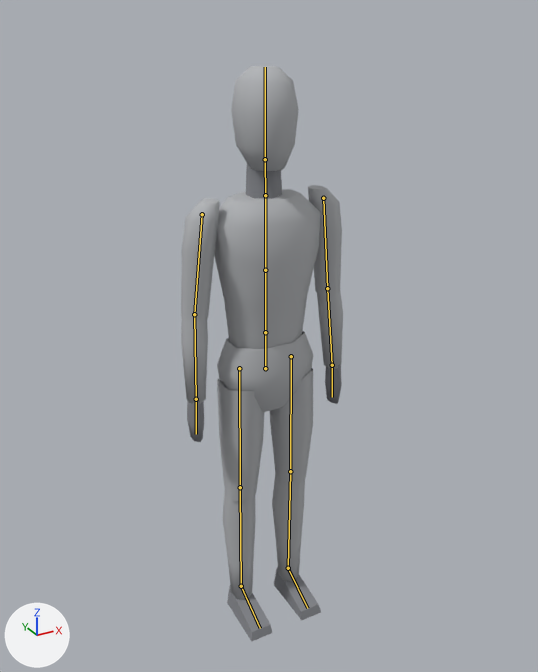
The Blender file art/player.blend: old version first, new version second.
Camera for both pictures: a 50 mm camera at (-0.99, -1.83, 1.94) aimed at (0.09, 0.14, 0.96). The axes (+X, +Y, +Z) are drawn at lower left. The lights are the same throughout. The picture after the commit comes second. The bones that bend it are drawn over the model as lines.

In view in the first picture: 'Player'.
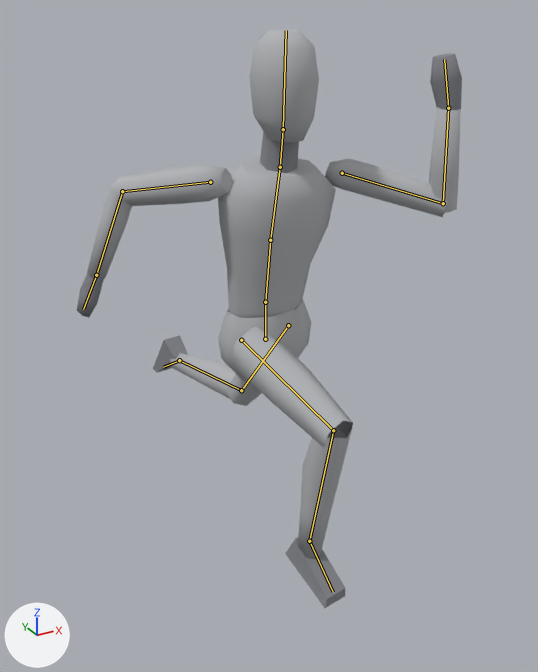
The newer file adds an action. The first version stands in its rest pose; the second is drawn at frame 5 of the action 'run'.

Location of each change, [x1, y1, x2, y2] in pixels of the pictures (538 x 672 px):
'Player', posed (137% wider)
    before: [181, 66, 343, 642]
    after: [77, 29, 462, 608]
bone 'hips', root to tip
    before: (265, 368) to (265, 332)
    after: (265, 339) to (265, 302)
bone 'spine', root to tip
    before: (265, 332) to (265, 270)
    after: (265, 302) to (270, 240)
bone 'chest', root to tip
    before: (265, 270) to (265, 195)
    after: (270, 240) to (280, 167)
bone 'neck', root to tip
    before: (265, 195) to (265, 159)
    after: (280, 167) to (283, 129)
bone 'head', root to tip
    before: (265, 159) to (265, 67)
    after: (283, 129) to (286, 30)
bone 'upper_arm.L', root to tip
    before: (323, 198) to (327, 288)
    after: (342, 173) to (443, 203)
bone 'forearm.L', root to tip
    before: (327, 288) to (332, 365)
    after: (443, 203) to (448, 108)
bone 'hand.L', root to tip
    before: (332, 365) to (332, 397)
    after: (448, 108) to (444, 59)
bone 'upper_arm.R', root to tip
    before: (202, 214) to (194, 314)
    after: (210, 182) to (122, 191)
bone 'forearm.R', root to tip
    before: (194, 314) to (196, 399)
    after: (122, 191) to (96, 275)
bone 'thigh.L', root to tip
    before: (291, 356) to (290, 471)
    after: (288, 325) to (241, 390)
bone 'shin.L', root to tip
    before: (290, 471) to (288, 568)
    after: (241, 390) to (179, 360)
bone 'foot.L', root to tip
    before: (288, 568) to (307, 608)
    after: (179, 360) to (163, 367)
bone 'thigh.R', root to tip
    before: (239, 368) to (240, 487)
    after: (241, 340) to (333, 430)
bone 'shin.R', root to tip
    before: (240, 487) to (241, 586)
    after: (333, 430) to (309, 541)
bone 'foot.R', root to tip
    before: (241, 586) to (260, 628)
    after: (309, 541) to (333, 592)

The change in detail:
Bone 'hips' (bone_hips) moves from (0.0, 0.0, 0.0) to (0.0, 0.1, 0.0).
Bone 'hips' (bone_hips) turns from (0, 0, 0) to (0, 9, 0) degrees about its own x, y and z.
Bone 'spine' (bone_spine) turns from (0, 0, 0) to (8, -5, 0) degrees about its own x, y and z.
Bone 'chest' (bone_chest) turns from (0, 0, 0) to (5, -9, 0) degrees about its own x, y and z.
Bone 'neck' (bone_neck) turns from (0, 0, 0) to (-5, 0, 0) degrees about its own x, y and z.
Bone 'head' (bone_head) turns from (0, 0, 0) to (-5, 14, 0) degrees about its own x, y and z.
Bone 'upper_arm.L' (bone_upper_arm_l) turns from (0, 0, 0) to (-75, -55, -8) degrees about its own x, y and z.
Bone 'forearm.L' (bone_forearm_l) turns from (0, 0, 0) to (-100, -7, 0) degrees about its own x, y and z.
Bone 'hand.L' (bone_hand_l) turns from (0, 0, 0) to (-12, -1, 0) degrees about its own x, y and z.
Bone 'upper_arm.R' (bone_upper_arm_r) turns from (0, 0, 0) to (58, -29, 10) degrees about its own x, y and z.
Bone 'forearm.R' (bone_forearm_r) turns from (0, 0, 0) to (-55, 4, 2) degrees about its own x, y and z.
Bone 'thigh.L' (bone_thigh_l) turns from (0, 0, 0) to (38, 0, 1) degrees about its own x, y and z.
Bone 'shin.L' (bone_shin_l) turns from (0, 0, 0) to (45, 0, 0) degrees about its own x, y and z.
Bone 'foot.L' (bone_foot_l) turns from (0, 0, 0) to (40, 0, 0) degrees about its own x, y and z.
Bone 'thigh.R' (bone_thigh_r) turns from (0, 0, 0) to (-75, 1, 0) degrees about its own x, y and z.
Bone 'shin.R' (bone_shin_r) turns from (0, 0, 0) to (85, 0, 0) degrees about its own x, y and z.
Bone 'foot.R' (bone_foot_r) turns from (0, 0, 0) to (10, 0, 0) degrees about its own x, y and z.
